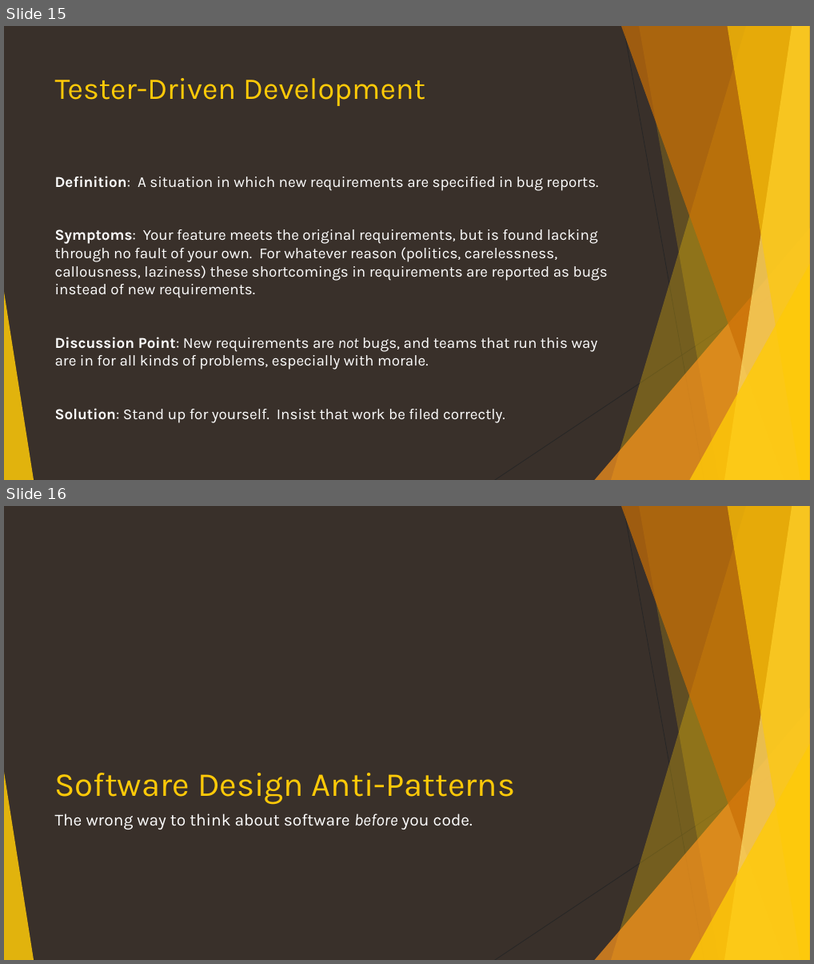
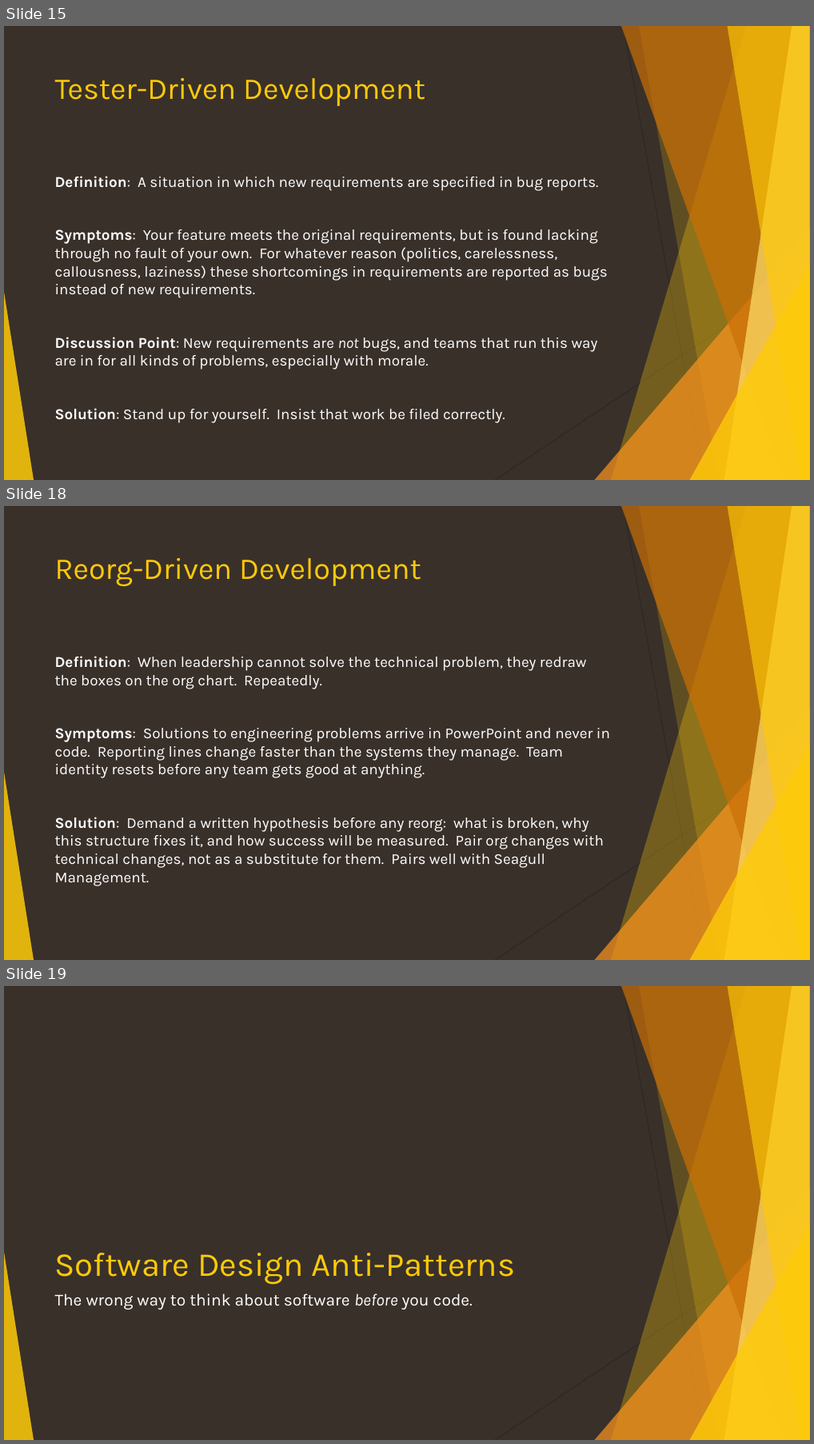
Before and after one commit to ericburcham/anti-patterns, a slide deck: anti-patterns.pptx. Shown one above the other, each under a label of ours: slides 15 and 16 before the commit, slides 15, 18 and 19 after it; the slides between them are not shown. The pictures are 814x964 and 814x1444 pixels, drawn with LibreOffice and Linux fonts; fonts in the diff are those of the drawing. Boxes give left, top, right and bottom in pixels: in the first picture for what was removed or moved away, otherwise in the second. Text is boxed around its words. In the diff, an @@ line names an element or a change of style, - is before the commit and + after.

```diff
--- a/anti-patterns.pptx
+++ b/anti-patterns.pptx
@@ slide 18 added at bbox=[4, 506, 810, 960], background #39302A; not listed: 10 template elements that a slide beside it also shows @@
@@ title added at bbox=[55, 558, 422, 587], 36 pt, text #FFCA08 @@
+Reorg-Driven Development
@@ text added at bbox=[55, 656, 610, 886], 18 pt, text #FFFFFF @@
+Definition: When leadership cannot solve the technical problem, they redraw the boxes on the org chart. Repeatedly.
+Symptoms: Solutions to engineering problems arrive in PowerPoint and never in code. Reporting lines change faster than the systems they manage. Team identity resets before any team gets good at anything.
+Solution: Demand a written hypothesis before any reorg: what is broken, why this structure fixes it, and how success will be measured. Pair org changes with technical changes, not as a substitute for them. Pairs well with Seagull Management.
@@ what was slide 16 is now slide 19 @@
```
Also in this commit, not shown: 1 slide changed, 11 other slides added.
